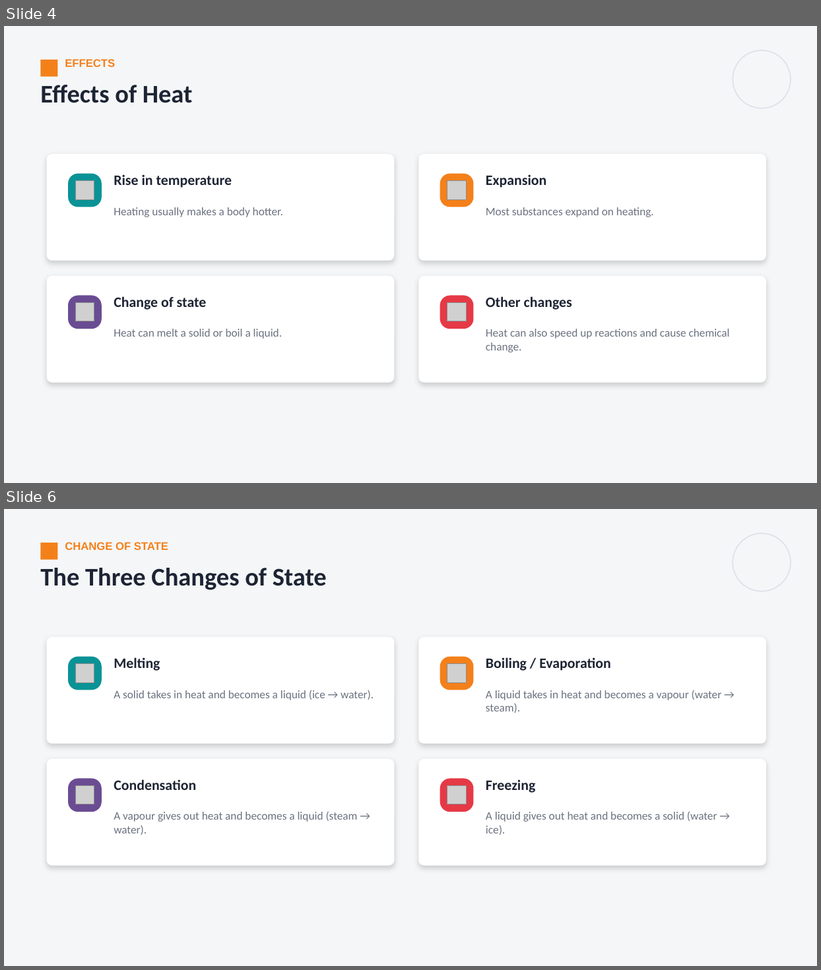
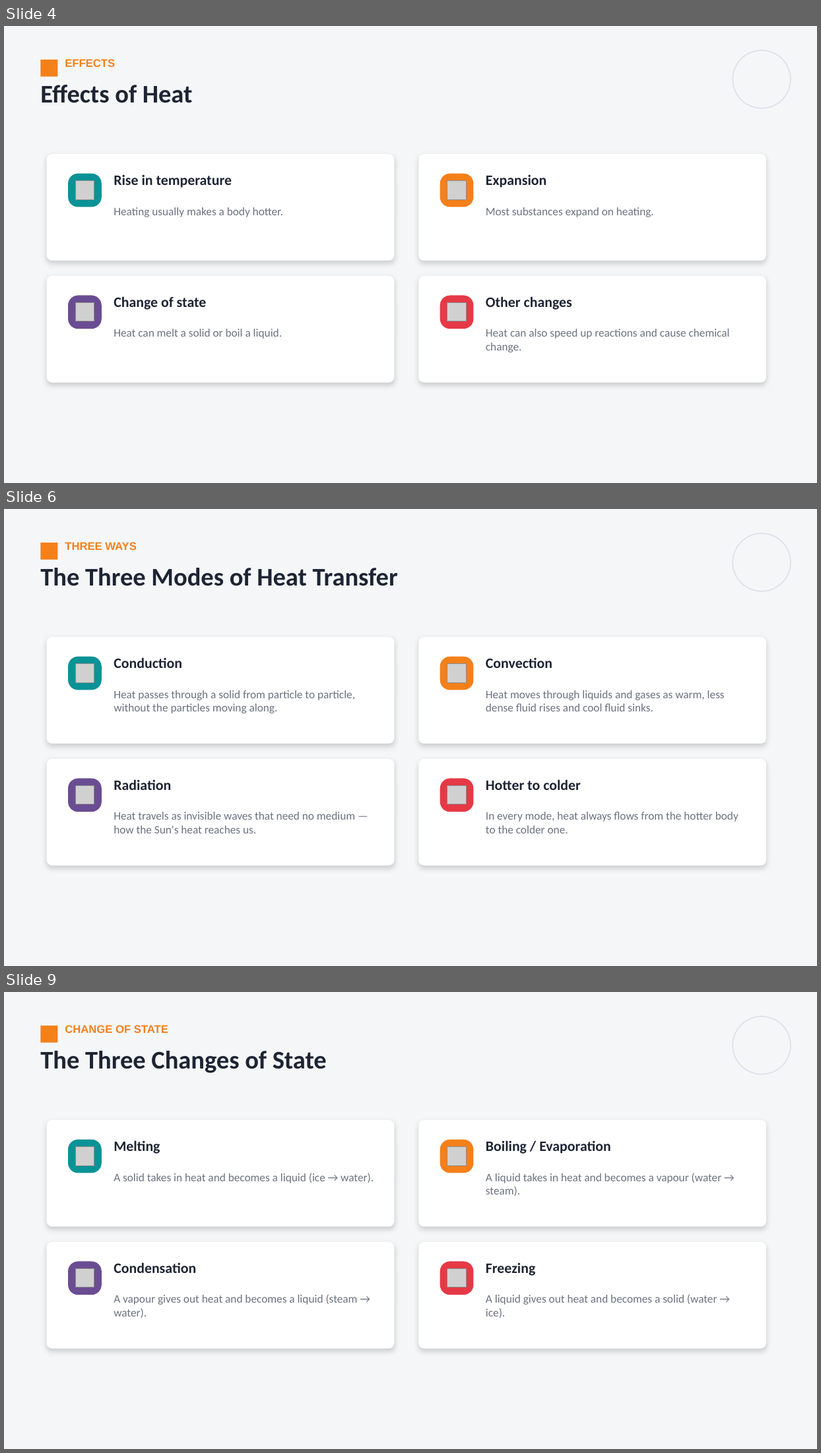
Before and after one commit to parmeshwars2911/MyFirstAR, a slide deck: ppt/Grade08/G8_S53_Heat_Transfer_1.pptx. Shown one above the other, each under a label of ours: slides 4 and 6 before the commit, slides 4, 6 and 9 after it; the slides between them are not shown. The pictures are 821x970 and 821x1453 pixels, drawn with LibreOffice and Linux fonts; fonts in the diff are those of the drawing; grey boxes stand for pictures. Boxes give left, top, right and bottom in pixels: in the first picture for what was removed or moved away, otherwise in the second. Text is boxed around its words. In the diff, an @@ line names an element or a change of style, - is before the commit and + after.

```diff
--- a/ppt/Grade08/G8_S53_Heat_Transfer_1.pptx
+++ b/ppt/Grade08/G8_S53_Heat_Transfer_1.pptx
@@ slide 6 added at (x1=4, y1=509, x2=817, y2=966), background #F4F6F8 @@
@@ rectangle added at (x1=40, y1=543, x2=57, y2=560), fill #F4801A @@
@@ text added at (x1=65, y1=542, x2=137, y2=550), 13 pt, text #F4801A, bold @@
+THREE WAYS
@@ ellipse added at (x1=733, y1=533, x2=791, y2=591), outline #DDE2E8 1.25 pt @@
@@ text added at (x1=40, y1=568, x2=398, y2=586), 30 pt, text #1D2433, bold @@
+The Three Modes of Heat Transfer
@@ rounded rectangle added at (x1=47, y1=637, x2=395, y2=744), fill #FFFFFF @@
@@ rounded rectangle added at (x1=418, y1=637, x2=766, y2=744), fill #FFFFFF @@
@@ rounded rectangle added at (x1=68, y1=657, x2=102, y2=690), fill #0A9396 @@
@@ picture added at (x1=75, y1=664, x2=94, y2=683) @@
@@ text added at (x1=114, y1=657, x2=182, y2=668), 17 pt, text #1D2433, bold @@
+Conduction
@@ rounded rectangle added at (x1=440, y1=657, x2=474, y2=690), fill #F4801A @@
@@ picture added at (x1=448, y1=664, x2=467, y2=683) @@
@@ text added at (x1=486, y1=657, x2=552, y2=668), 17 pt, text #1D2433, bold @@
+Convection
@@ text added at (x1=114, y1=691, x2=355, y2=714), 13.5 pt, text #6B7280 @@
+Heat passes through a solid from particle to particle, without the particles moving along.
@@ text added at (x1=486, y1=691, x2=725, y2=712), 13.5 pt, text #6B7280 @@
+Heat moves through liquids and gases as warm, less dense fluid rises and cool fluid sinks.
@@ rounded rectangle added at (x1=47, y1=759, x2=395, y2=866), fill #FFFFFF @@
@@ rounded rectangle added at (x1=418, y1=759, x2=766, y2=866), fill #FFFFFF @@
@@ rounded rectangle added at (x1=68, y1=779, x2=102, y2=812), fill #6A4C93 @@
@@ text added at (x1=114, y1=780, x2=171, y2=790), 17 pt, text #1D2433, bold @@
+Radiation
@@ rounded rectangle added at (x1=440, y1=779, x2=474, y2=812), fill #E63946 @@
@@ text added at (x1=486, y1=780, x2=581, y2=790), 17 pt, text #1D2433, bold @@
+Hotter to colder
@@ picture added at (x1=75, y1=786, x2=94, y2=805) @@
@@ picture added at (x1=448, y1=786, x2=467, y2=805) @@
@@ text added at (x1=114, y1=812, x2=355, y2=834), 13.5 pt, text #6B7280 @@
+Heat travels as invisible waves that need no medium — how the Sun's heat reaches us.
@@ text added at (x1=486, y1=812, x2=739, y2=834), 13.5 pt, text #6B7280 @@
+In every mode, heat always flows from the hotter body to the colder one.
@@ what was slide 6 is now slide 9 @@
```
Also in this commit, not shown: 2 other slides added, 2 other files.
